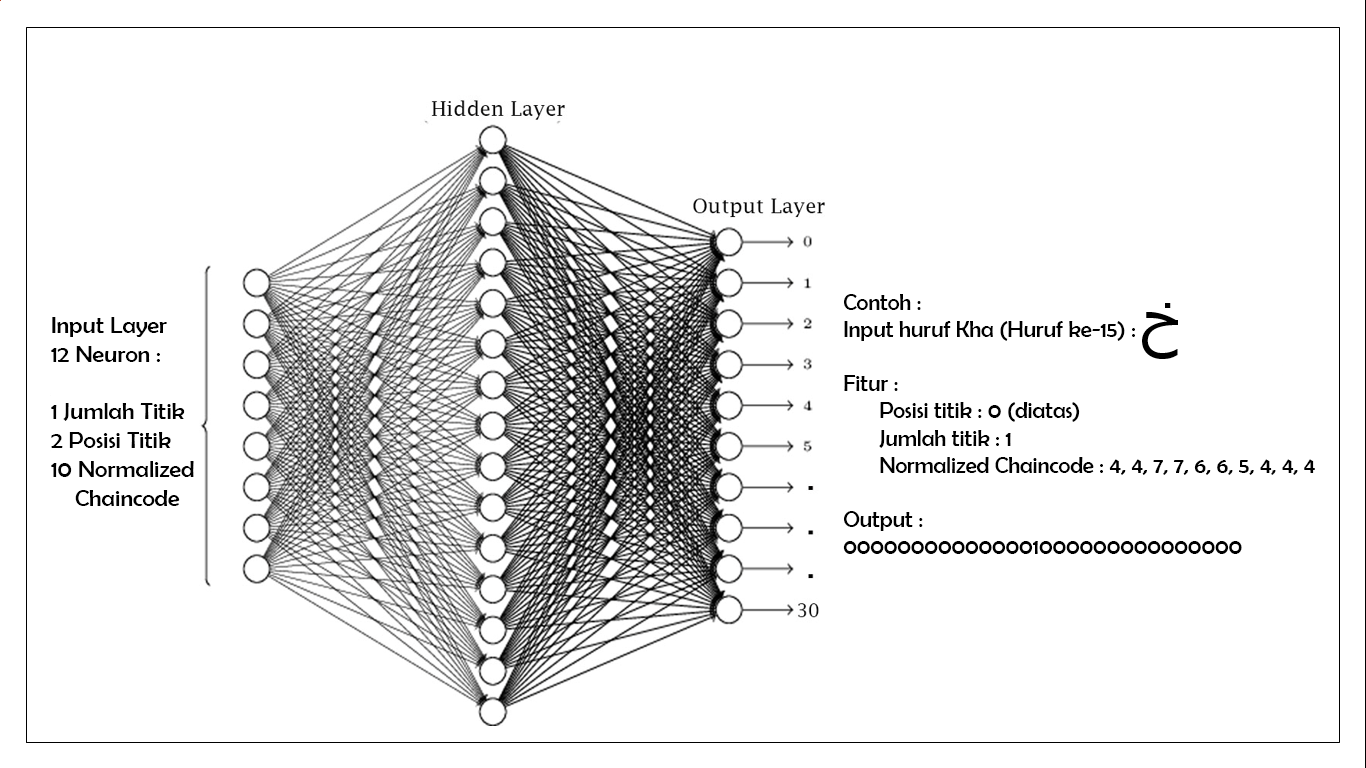
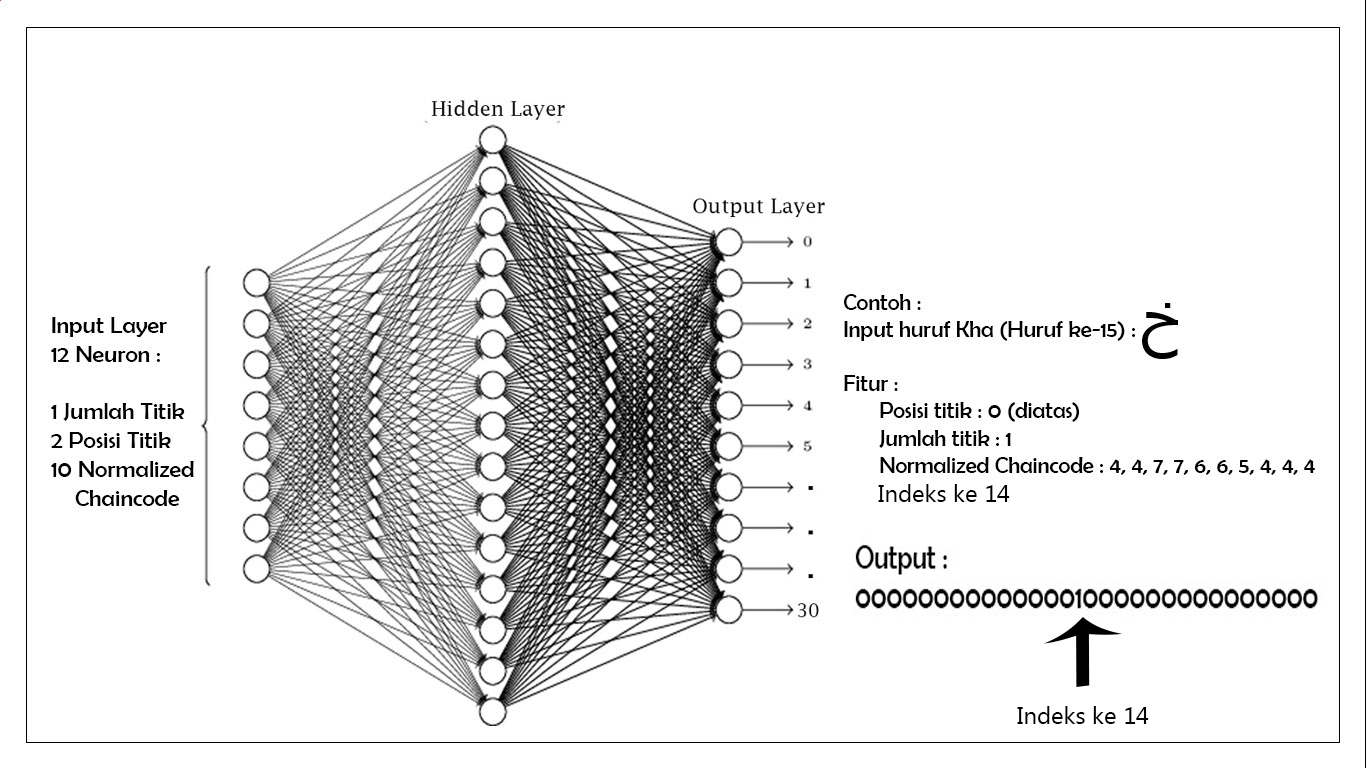
Layered file, before and after one edit (1366px x 768px). Changes by layer:
removed layer "Input Layer 12 Neuron : 1 Jumlah Titik 2 Posisi Titik 10 Norma" over [51, 317, 194, 506]
removed layer "Layer 4" over [1136, 296, 1184, 360]
renamed "Contoh : Input huruf Kha (Huruf ke-15) : Fitur : Posisi titik" to "Indeks ke 14", painted on it over [843, 294, 1315, 554]
added layer "Indeks ke 14" (2nd of 2) above "Shape 1" over [1017, 706, 1149, 724]
added layer "Shape 1" above "Layer 1" over [1044, 617, 1122, 687]
moved "Layer 1" above "Layer 2", painted on it over [523, 291, 1325, 652]
removed layer "Layer 3" over [51, 108, 686, 728]
painted on "Layer 2" over [195, 95, 878, 727]
removed layer "Layer 1 copy" over [842, 288, 1284, 540]
painted on "Background" over [0, 0, 1344, 743]
